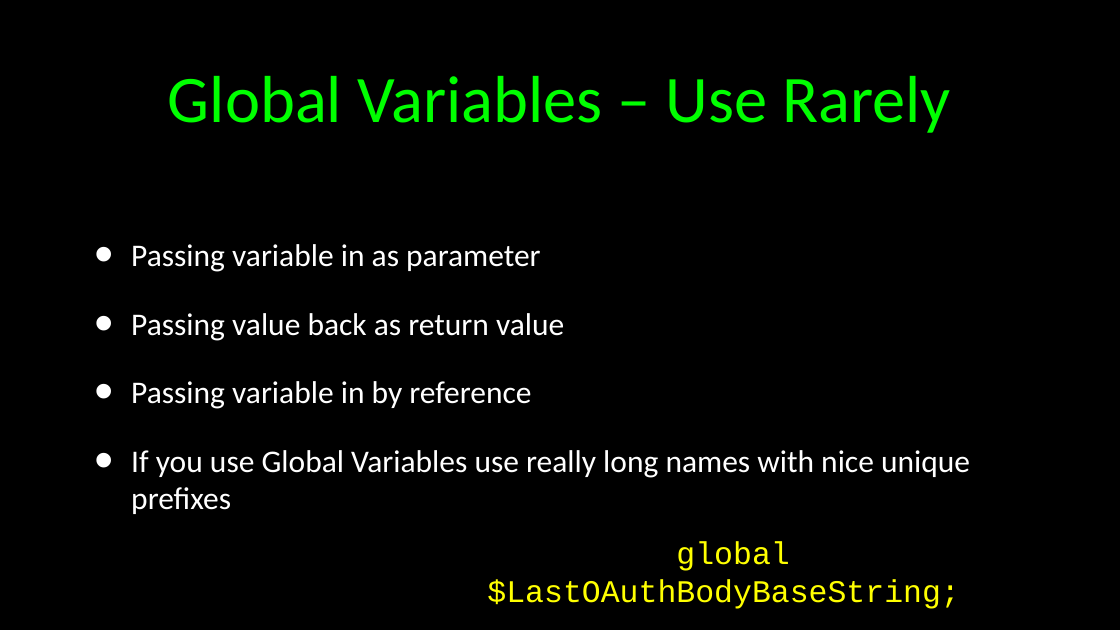
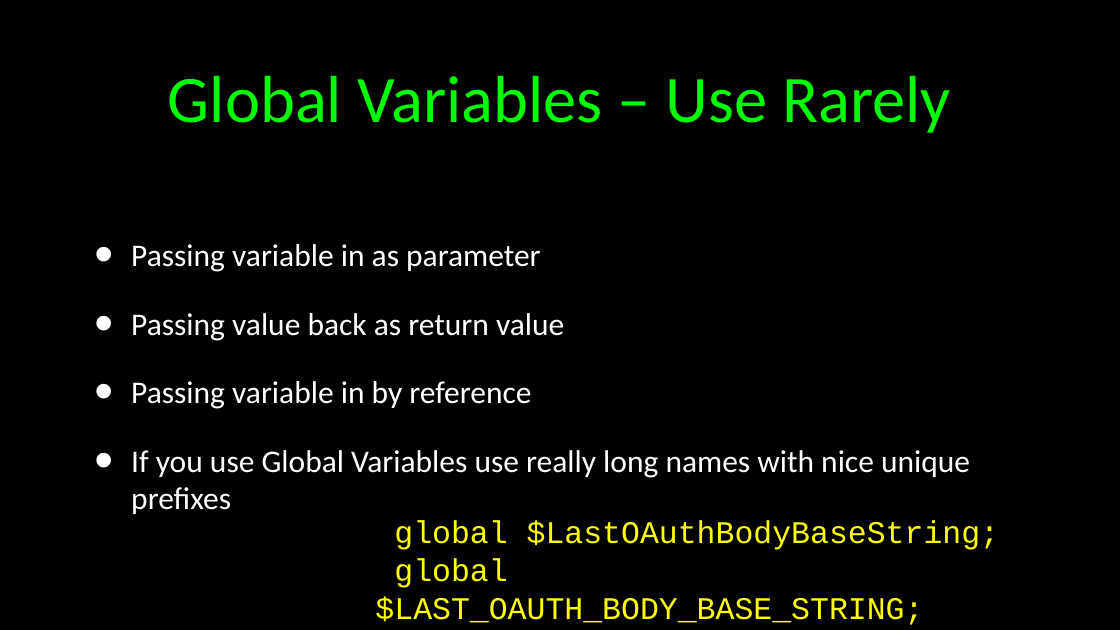
Before and after one commit to csev/wa4e, a slide deck: slide 18 of lectures/PHP-06-Functions.ppt. Drawn at 1120x630 pixels with LibreOffice and Linux fonts; fonts in the diff are those of the drawing. Boxes give left, top, right and bottom in pixels: in the first picture for what was removed or moved away, otherwise in the second. Text is boxed around its words. In the diff, an @@ line names an element or a change of style, - is before the commit and + after.

Commit message:
New Lectures.

```diff
--- a/lectures/PHP-06-Functions.ppt
+++ b/lectures/PHP-06-Functions.ppt
@@ text "global $LastOAuthBodyBaseString;": place and size @@
-text "global $LastOAuthBodyBaseString;" at (487, 542, 959, 609)
+text "global $LastOAuthBodyBaseString;" at (375, 521, 999, 625)
@@ text at (394, 521, 999, 550): alignment centre to left @@
@@ text at (375, 558, 923, 625): paragraph added @@
+global $LAST_OAUTH_BODY_BASE_STRING;
```
Also in this commit, not shown: 1 other slide changed, 2 slides added, 2 slides removed, 1 other file.
